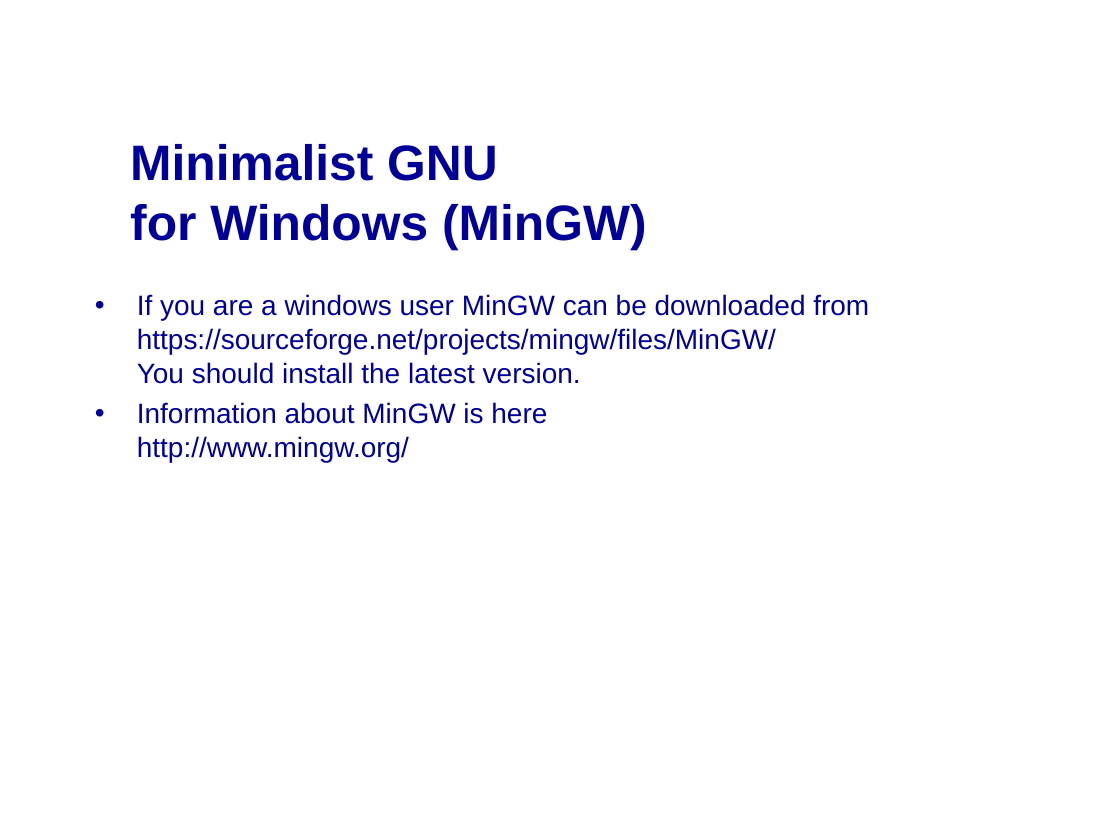
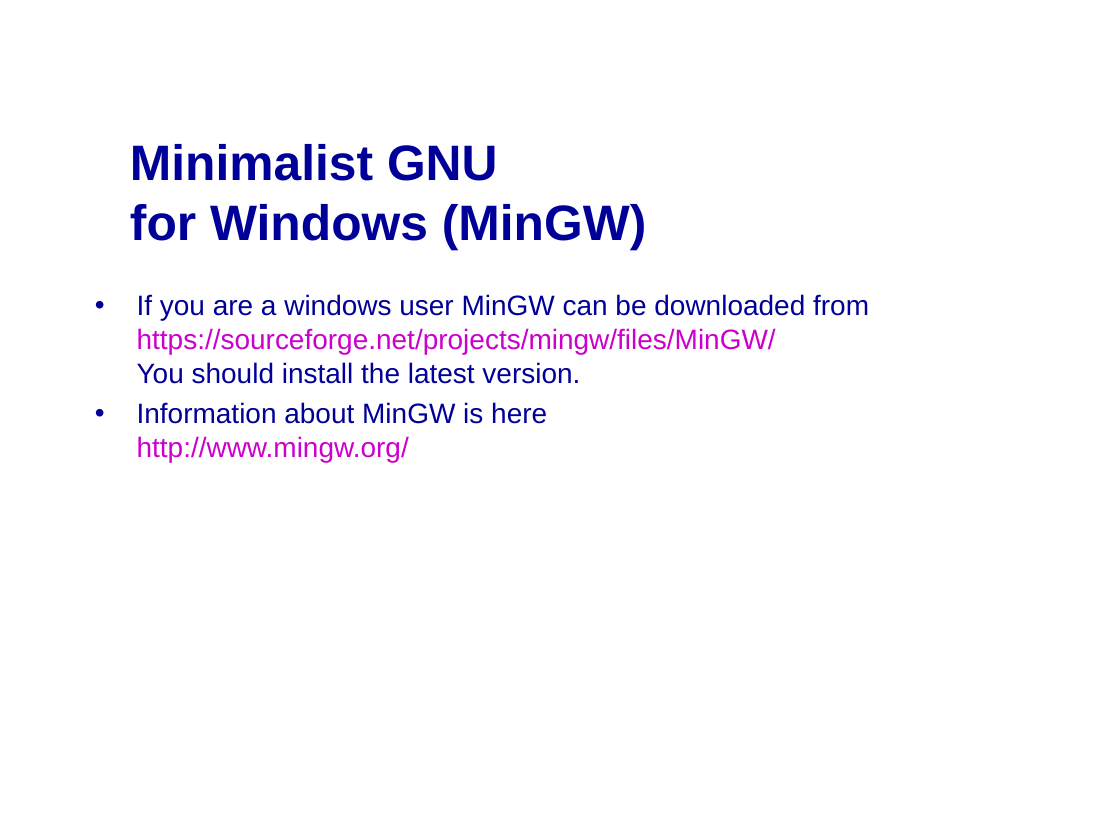
Before and after one commit to mikeg64/iome, a slide deck: slide 5 of src/examples/course/c/presentation/IntrotoC1.ppt. Drawn at 1120x840 pixels with LibreOffice and Linux fonts; fonts in the diff are those of the drawing; background and template pictures are left out. Boxes give left, top, right and bottom in pixels: in the first picture for what was removed or moved away, otherwise in the second. Text is boxed around its words. In the diff, an @@ line names an element or a change of style, - is before the commit and + after.

```diff
--- a/src/examples/course/c/presentation/IntrotoC1.ppt
+++ b/src/examples/course/c/presentation/IntrotoC1.ppt
@@ text "If you are a windows ..." at box(137, 294, 869, 462): text colour #000099 to #CC00CC in "https://sourceforge.net/projects/mingw/files/MinGW/", "http://www.mingw.org/"; indent changed @@
```
Also in this commit, not shown: 42 other slides changed, 2 slides added, 15 other files.
